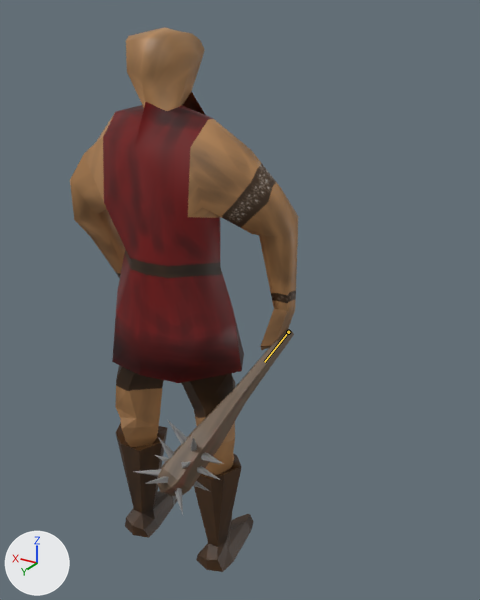
What one commit did to the Blender file 3DModels/BlendFiles/barbarian.blend.
The view is the same before and after, from a camera (50 mm lens) standing at (-9.45, 12.58, 14.36) and looking at (-1.96, 0.1, 8.12). The lights are fixed; the arrows at lower left show +X, +Y and +Z. Both versions are drawn at frame 52 of the action 'Armature.001Action.001'; the numbers are the values there. The bones that change are drawn over the model as lines.
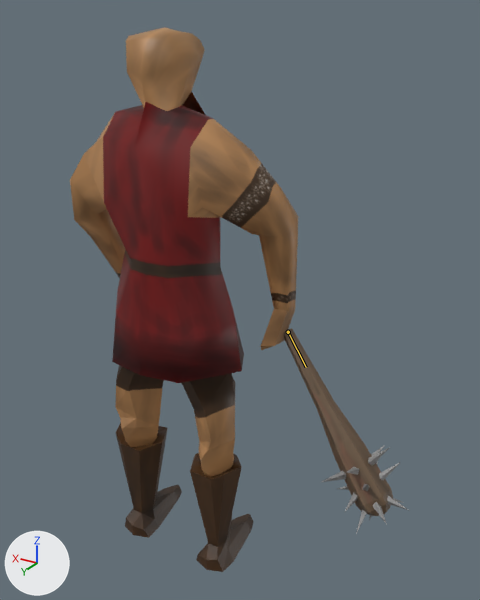
Location of each change, (x1, y1, x2, y2) in pixels of the pictures (480 x 600 px):
'Plane.001', posed (22% narrower, 10% taller): before (133, 328, 294, 514); after (284, 328, 410, 533)
bone 'Bone', root to tip: before (288, 332) to (264, 362); after (288, 332) to (306, 367)

The change, as a diff of the scene's bpy script:
```diff
--- a/3DModels/BlendFiles/barbarian.blend.py
+++ b/3DModels/BlendFiles/barbarian.blend.py
@@ bone_bone @@
 bone_bone = bpy.data.objects['Armature.001'].pose.bones['Bone']
-bone_bone.location = (-12.822, 1.013, 1.252)
-bone_bone.rotation_quaternion = (0.057, 0.145, 0.413, -0.79)  # degrees (-56, 20, 178)
+bone_bone.location = (-12.809, 1.011, 1.26)
+bone_bone.rotation_quaternion = (-0.195, -0.408, 0.229, -0.65)  # degrees (-30, -66, 166)
```
